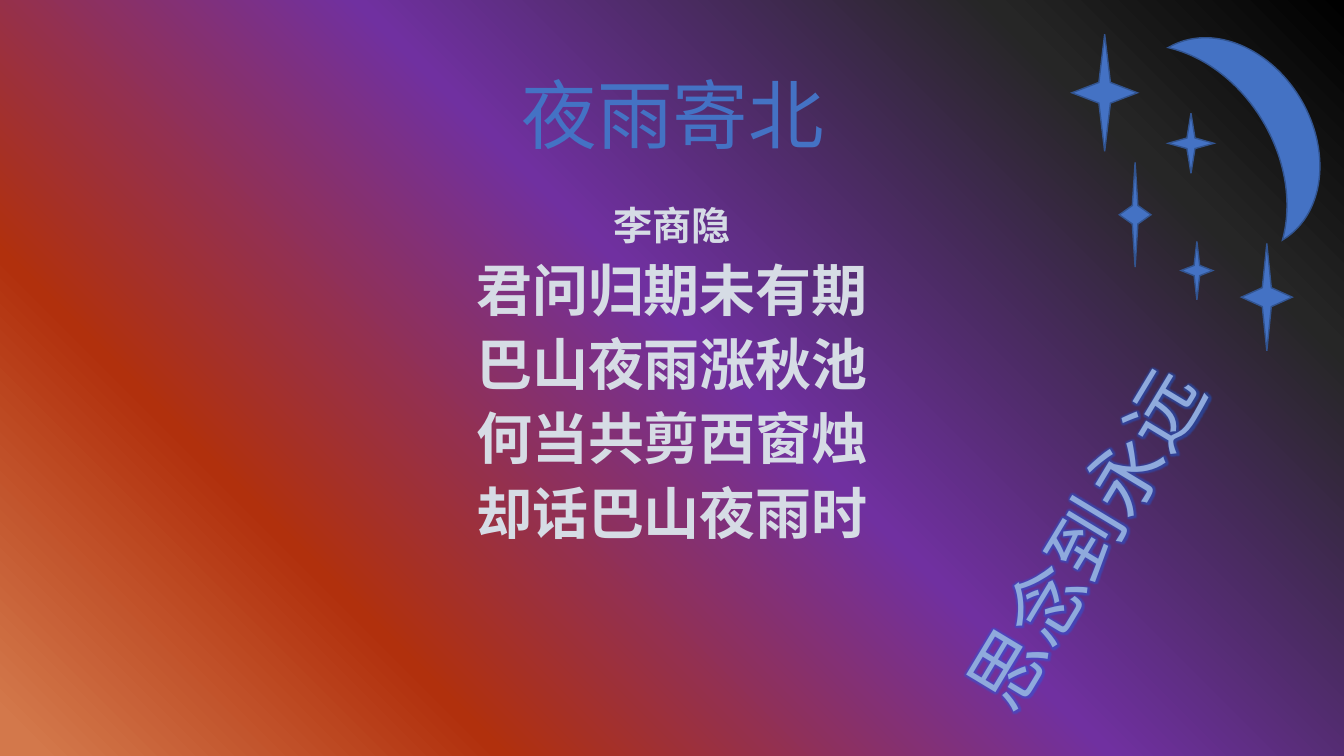
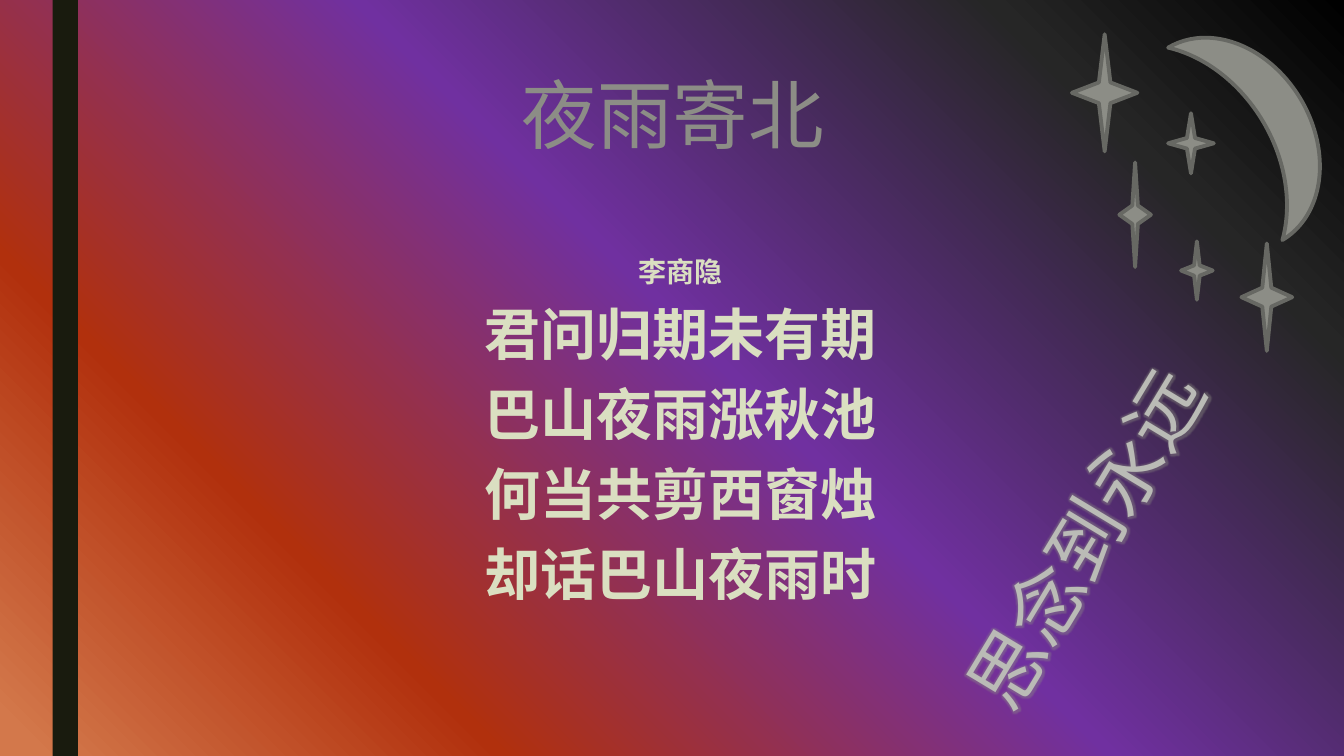
Before and after one commit to ChuckTest/ppt-test, a slide deck: slide 4 of Exercise1.pptx. Drawn at 1344x756 pixels with LibreOffice and Linux fonts; fonts in the diff are those of the drawing; background and template pictures are left out. Boxes give left, top, right and bottom in pixels: in the first picture for what was removed or moved away, otherwise in the second. Text is boxed around its words. In the diff, an @@ line names an element or a change of style, - is before the commit and + after.

```diff
--- a/Exercise1.pptx
+++ b/Exercise1.pptx
@@ rectangle added at [52, 0, 78, 756], fill #191B0E @@
@@ text "夜雨寄北" at [522, 65, 824, 149]: text colour #4472C4 to #8C8D86 @@
@@ text "李商隐": place and size @@
-text "李商隐" at [476, 254, 868, 549]
+text "李商隐" at [485, 307, 877, 610]
@@ text "李商隐" at [485, 307, 877, 610]: size 28 to 20 pt in "李商隐"; text colour #D6DCE5 to #DADFC1; line spacing 0.9 to 0.94; more space between paragraphs @@
@@ fill #4472C4 to #8C8D86; outline #325491 1 pt to #686863 2.75 pt in 6 elements at [1168, 2, 1344, 240], [1072, 34, 1137, 151], [1169, 113, 1214, 173], [1119, 162, 1150, 267], [1242, 244, 1293, 352], [1182, 241, 1213, 299] @@
@@ text "思念到永远" at [925, 398, 1190, 712]: text colour gradient #2F5597 to #8FAADC to #B4C7E7 to gradient #696A64 to #BABBB6 to #D1D1CF @@
```
Also in this commit, not shown: 5 other slides changed.
